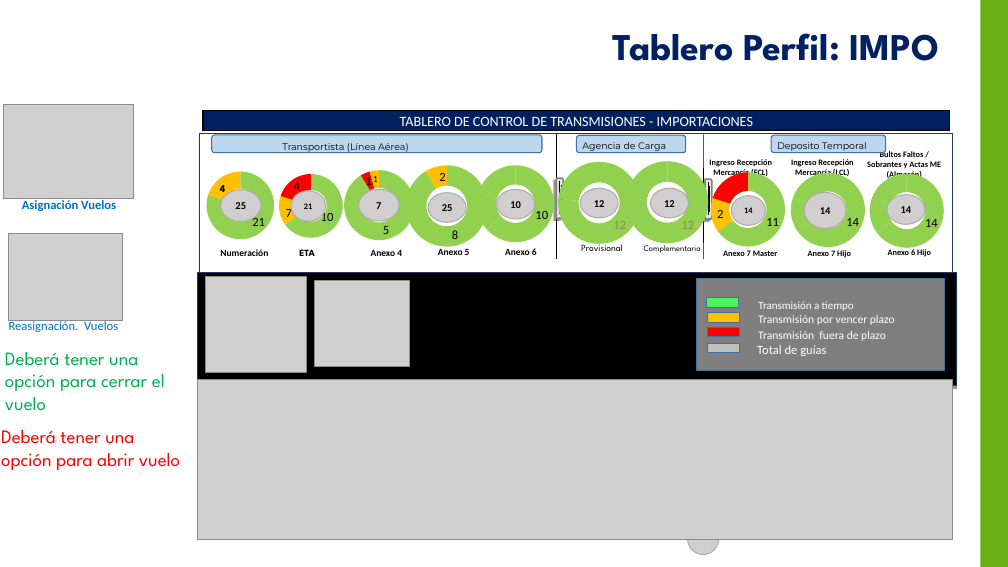
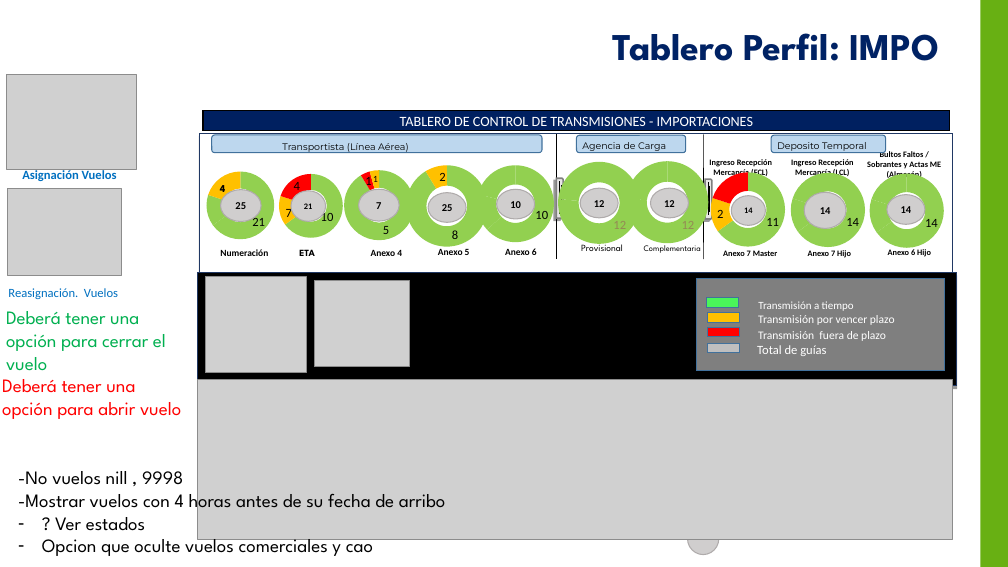
Before and after one commit to yahck/pyTransmisionesTalma, a slide deck: slide 12 of Documentos/ControlTransmisionesV1.0.pptx. Drawn at 1008x567 pixels with LibreOffice and Linux fonts; fonts in the diff are those of the drawing; grey boxes stand for pictures; background and template pictures are left out. Boxes give left, top, right and bottom in pixels: in the first picture for what was removed or moved away, otherwise in the second. Text is boxed around its words. In the diff, an @@ line names an element or a change of style, - is before the commit and + after.

```diff
--- a/Documentos/ControlTransmisionesV1.0.pptx
+++ b/Documentos/ControlTransmisionesV1.0.pptx
@@ picture moved from (x1=4, y1=104, x2=134, y2=199) to (x1=7, y1=75, x2=137, y2=169) @@
@@ text "Asignación Vuelos" moved from (x1=22, y1=200, x2=116, y2=211) to (x1=22, y1=169, x2=117, y2=181) @@
@@ picture moved from (x1=8, y1=233, x2=122, y2=320) to (x1=8, y1=188, x2=121, y2=275) @@
@@ text "Reasignación. Vuelos" moved from (x1=9, y1=319, x2=118, y2=332) to (x1=8, y1=288, x2=118, y2=299) @@
@@ text "Deberá tener una opción para ..." moved from (x1=5, y1=352, x2=165, y2=411) to (x1=6, y1=311, x2=166, y2=371) @@
@@ text "Deberá tener una opción para ..." moved from (x1=1, y1=430, x2=180, y2=470) to (x1=2, y1=379, x2=181, y2=419) @@
@@ text added at (x1=18, y1=471, x2=445, y2=556), 18 pt, text #000000 @@
+-No vuelos nill , 9998
+-Mostrar vuelos con 4 horas antes de su fecha de arribo
+– ? Ver estados
+– Opcion que oculte vuelos comerciales y cao
```
Also in this commit, not shown: 1 other slide changed, 3 other files.
